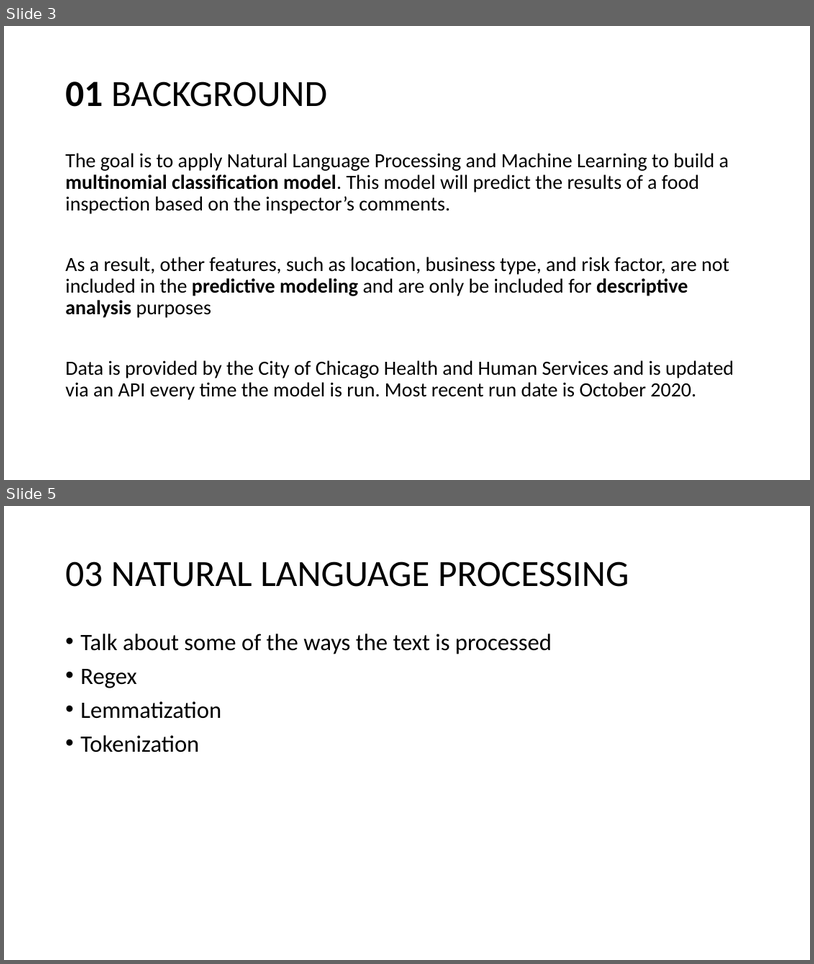
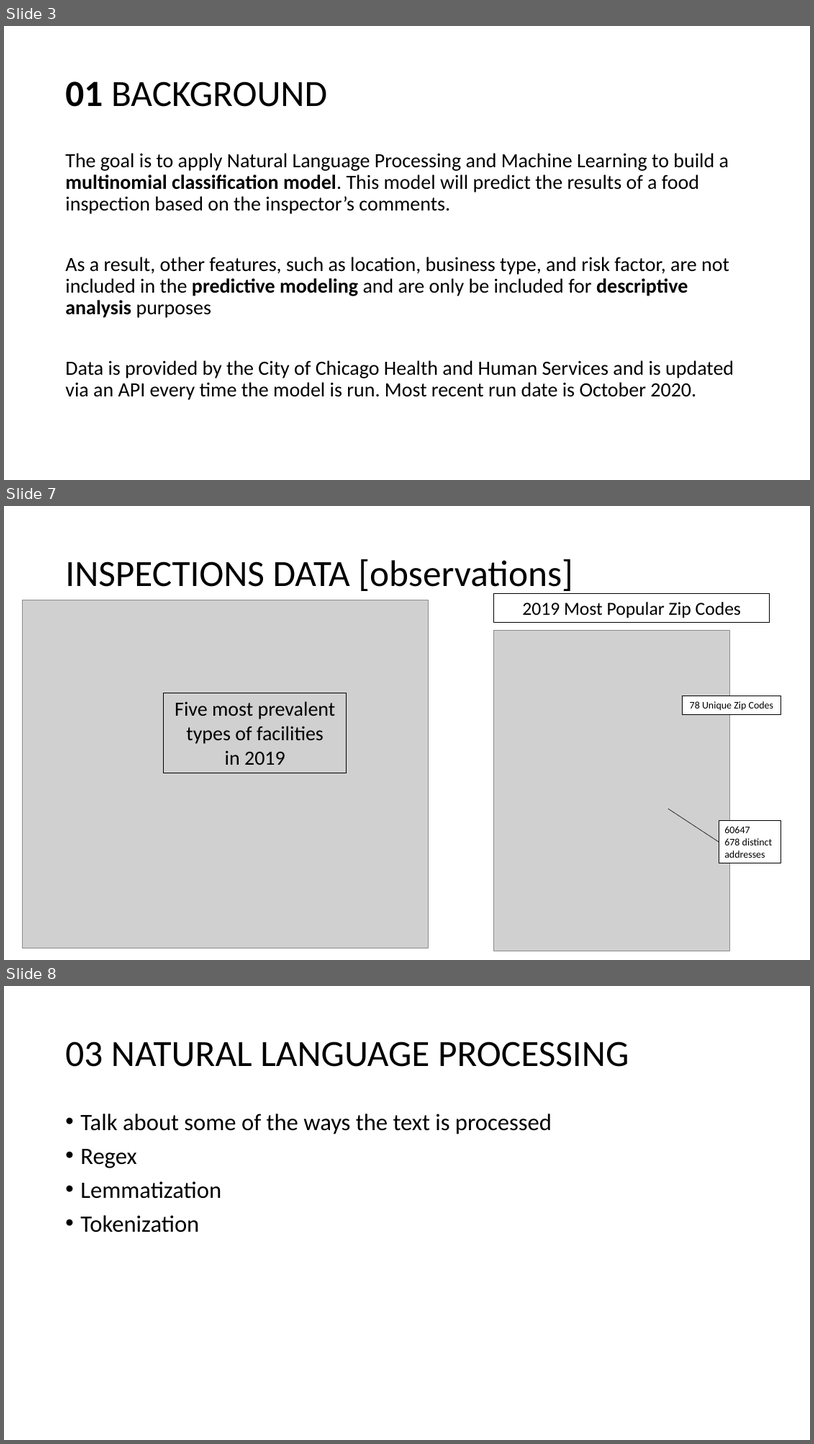
Before and after one commit to sstarkjr/NLP-food-safety-classification, a slide deck: Presentation.pptx. Shown one above the other, each under a label of ours: slides 3 and 5 before the commit, slides 3, 7 and 8 after it; the slides between them are not shown. The pictures are 814x964 and 814x1444 pixels, drawn with LibreOffice and Linux fonts; fonts in the diff are those of the drawing; grey boxes stand for pictures. Boxes give left, top, right and bottom in pixels: in the first picture for what was removed or moved away, otherwise in the second. Text is boxed around its words. In the diff, an @@ line names an element or a change of style, - is before the commit and + after.

```diff
--- a/Presentation.pptx
+++ b/Presentation.pptx
@@ slide 7 added at <box>4,506,810,960</box>, background #FFFFFF @@
@@ title added at <box>65,559,573,595</box>, 44 pt, text #000000 @@
+INSPECTIONS DATA [observations]
@@ picture added at <box>23,600,429,947</box> @@
@@ rectangle added at <box>494,594,770,622</box>, outline #000000 0.75 pt, 22 pt, text #000000 @@
+2019 Most Popular Zip Codes
@@ picture added at <box>494,631,730,951</box> @@
@@ rectangle added at <box>164,693,347,772</box>, outline #000000 0.75 pt, 24 pt, text #000000 @@
+Five most prevalent
+types of facilities
+in 2019
@@ rectangle added at <box>683,695,782,714</box>, fill #FFFFFF, outline #000000 0.75 pt, 12 pt, text #000000 @@
+78 Unique Zip Codes
@@ line added from (669, 808) to (719, 842), #000000 0.5 pt @@
@@ rectangle added at <box>719,821,782,864</box>, fill #FFFFFF, outline #000000 0.75 pt, 12 pt, text #000000 @@
+60647
+678 distinct addresses
@@ what was slide 5 is now slide 8 @@
```
Also in this commit, not shown: 3 slides changed, 1 other slide added, 7 other files.
